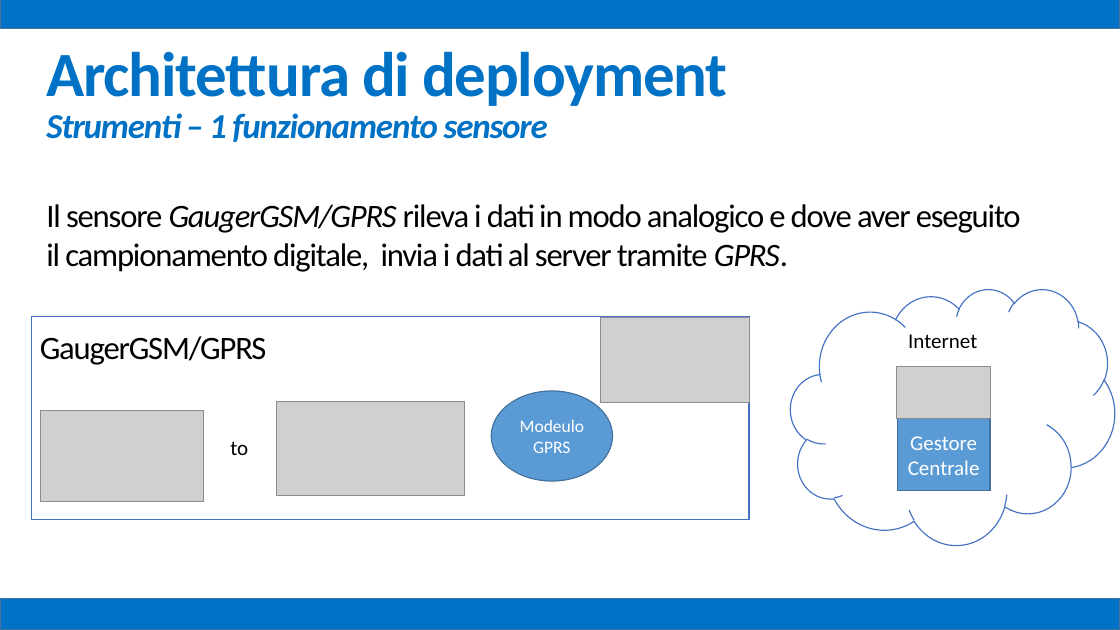
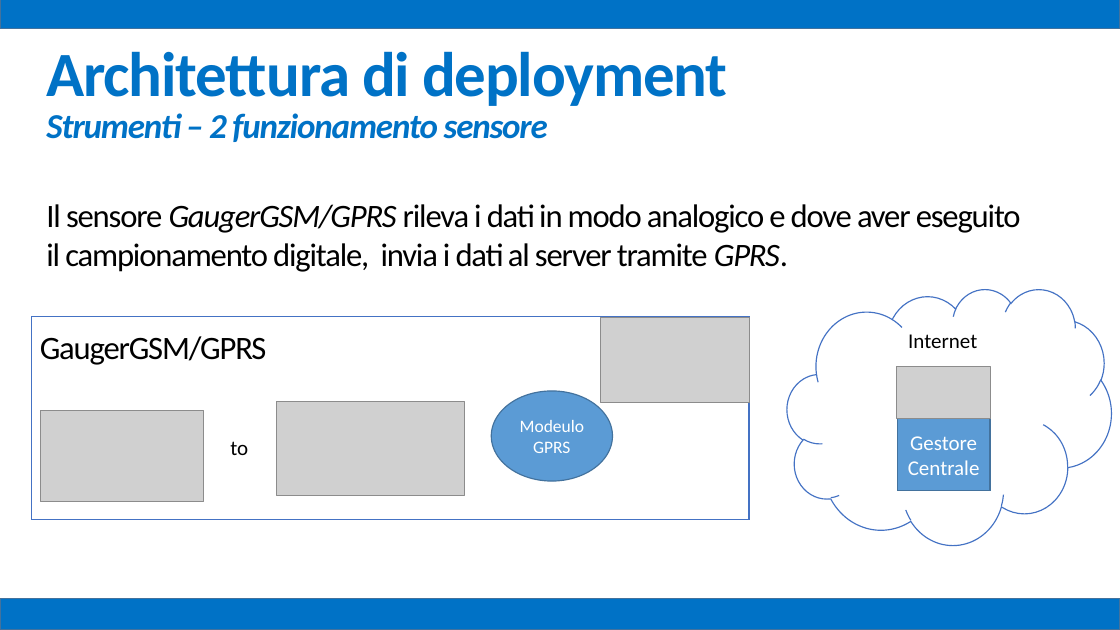
Before and after one commit to mz1991/ProgettoFebbraio2015, a slide deck: slide 41 of Febbraio 2015.pptx. Drawn at 1120x630 pixels with LibreOffice and Linux fonts; fonts in the diff are those of the drawing; grey boxes stand for pictures. Boxes give left, top, right and bottom in pixels: in the first picture for what was removed or moved away, otherwise in the second. Text is boxed around its words. In the diff, an @@ line names an element or a change of style, - is before the commit and + after.

```diff
--- a/Febbraio 2015.pptx
+++ b/Febbraio 2015.pptx
@@ text at <box>46,113,548,142</box>: text changed @@
-Strumenti – 1 funzionamento sensore
+Strumenti – 2 funzionamento sensore
@@ cloud: place and size @@
-cloud at <box>791,289,1115,545</box>
+cloud at <box>787,289,1112,545</box>
```
Also in this commit, not shown: 31 other slides changed, 2 slides added, 1 other file.
